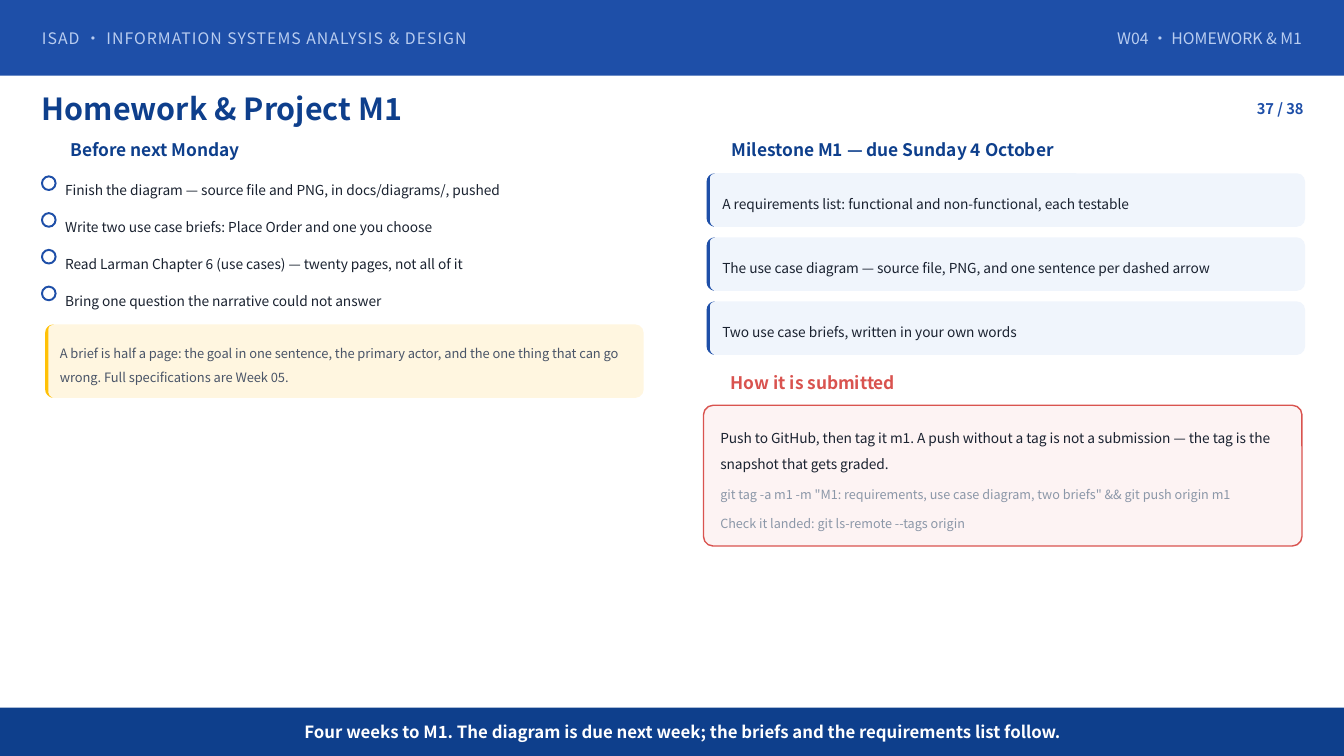
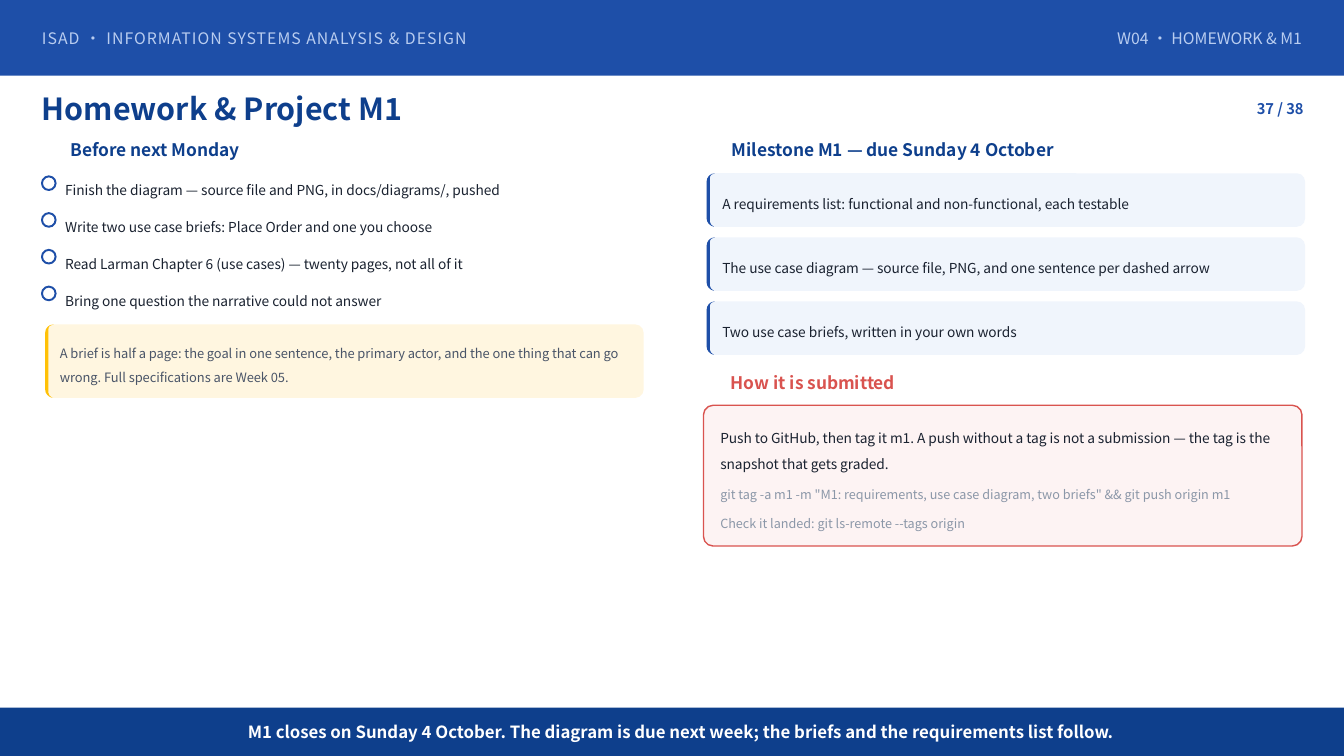
Before and after one commit to klausren/isad-course, a slide deck: slide 37 of 01-slides/W04-Requirements-and-Use-Case-Modeling.pptx. Drawn at 1344x756 pixels with LibreOffice and Linux fonts; fonts in the diff are those of the drawing; background and template pictures are left out. Boxes give left, top, right and bottom in pixels: in the first picture for what was removed or moved away, otherwise in the second. Text is boxed around its words. In the diff, an @@ line names an element or a change of style, - is before the commit and + after.

Commit message:
Add W04 lab sheet and rebuild W04 deck for the four-person cohort
- labs/Lab-04-W04-Finding-Actors-and-Use-Cases.md: Exercise 4.1 (actors, nine candidates), Exercise 4.2 (diagram + one sentence per dashed arrow), 15-min defence to the instructor as client, push-only submission (M1 tag on Oct 4)
- Lab Guide: Lab 4 entry now links the lab sheet and states today's deliverable
- W04 deck rebuilt: removed the two-team assumptions, corrected the M1 date line (Sun Oct 4)

```diff
--- a/01-slides/W04-Requirements-and-Use-Case-Modeling.pptx
+++ b/01-slides/W04-Requirements-and-Use-Case-Modeling.pptx
@@ text at (248, 724, 1113, 742): text changed @@
-Four weeks to M1. The diagram is due next week; the briefs and the requirements list follow.
+M1 closes on Sunday 4 October. The diagram is due next week; the briefs and the requirements list follow.
```
Also in this commit, not shown: 3 other slides changed, 2 other files.
